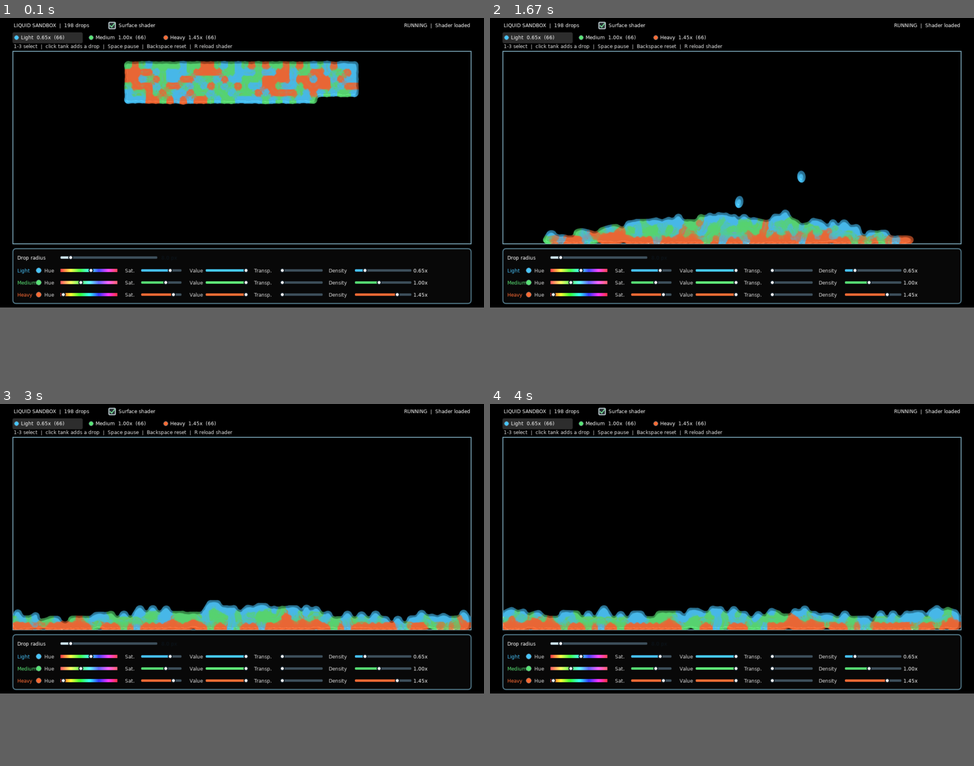
Above: before the commit, frames 1-4 (two rows, left to right).
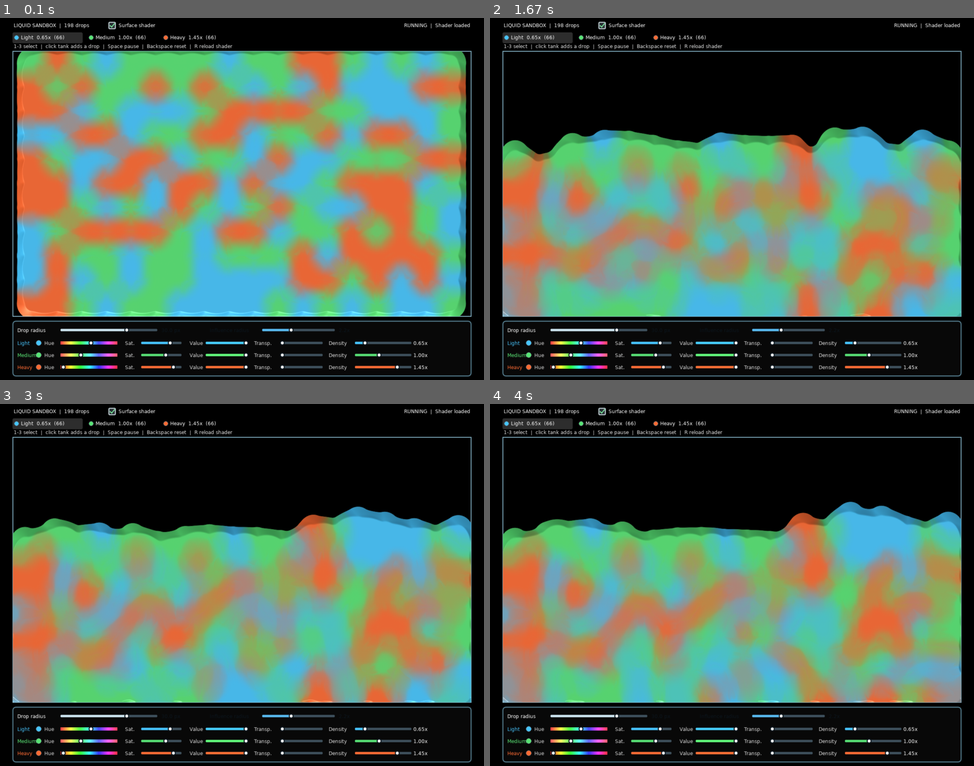
Above: after the commit, the same moments.

Repository: DaiterGG/RealisticLiquidTransfer
Game: LÖVE game, started from LovePreview/main.lua
Same seed, same stepped clock (60 frames per second), same inputs: the game is played once before the commit and once after it.
Inputs (mouse positions are in pixels of both pictures, inside the frame that each line leads up to):
- Up to frame 1 (0.1 s): no input
- Up to frame 2 (1.67 s): move the mouse to (712, 213) at 0.37 s; move the mouse to (562, 329) at 0.87 s; move the mouse to (732, 242) at 1.37 s
- Up to frame 3 (3 s): move the mouse to (309, 505) at 1.87 s; move the mouse to (77, 664) at 2.43 s; move the mouse to (372, 624) at 2.93 s
- Up to frame 4 (4 s): move the mouse to (727, 603) at 3.43 s; move the mouse to (901, 512) at 3.93 s
In our replay, the window is 900x540 before the commit and 900x675 after it. These sizes can differ from the game's own. Grey fills any space a smaller window leaves; there, only what the larger window draws over its background counts as a difference.

The runs differ from the first frame. In frame 1, 70% of the frame differs, in the area x 2-98%, y 9-100%; in frame 2, 50%; in frame 3, 50%; in frame 4, 50%.

Commit message:
Set preview drop radius and influence control
Co-authored-by: Copilot <223556219+Copilot@users.noreply.github.com>

Diff:
--- a/LovePreview/conf.lua
+++ b/LovePreview/conf.lua
@@ -1,7 +1,7 @@
 function love.conf(t)
     t.window.title = "LÖVE Liquid Sandbox"
     t.window.width = 1200
-    t.window.height = 720
+    t.window.height = 900
     t.window.minwidth = 1100
     t.window.minheight = 480
     t.window.resizable = true
--- a/LovePreview/liquid_field.glsl
+++ b/LovePreview/liquid_field.glsl
@@ -3,12 +3,13 @@
 extern vec2 velocity;
 extern vec4 dropletColor;
 extern number dropRadius;
+extern number supportScale;
 extern number fieldMode;
 
 vec4 effect(vec4 color, Image texture, vec2 texture_coords, vec2 screen_coords)
 {
     vec2 offset = (screen_coords - center) / pixelScale;
-    number supportRadius = dropRadius * 2.2;
+    number supportRadius = dropRadius * supportScale;
     number speed = length(velocity);
     bool hasDirection = speed > 0.001;
     vec2 direction = hasDirection ? velocity / speed : vec2(0.0);
--- a/LovePreview/liquid_simulation.lua
+++ b/LovePreview/liquid_simulation.lua
@@ -13,7 +13,7 @@
 local FIXED_STEP = 1 / 60
 local RESTITUTION = 0.08
 
-Simulation.defaultDropRadius = 8
+Simulation.defaultDropRadius = 30
 
 local function clamp(value, minimum, maximum)
     return math.max(minimum, math.min(maximum, value))
@@ -81,18 +81,18 @@
         return false
     end
 
-    function Simulation:setTypeValue(kind, value)
-        local liquid = Simulation.types[kind]
-        if not liquid then
-            return false
-        end
-
-        liquid.value = clamp(value, 0, 1)
-        updateLiquidColor(liquid)
-        return true
-    end
-
     liquid.saturation = clamp(saturation, 0, 1)
+    updateLiquidColor(liquid)
+    return true
+end
+
+function Simulation:setTypeValue(kind, value)
+    local liquid = Simulation.types[kind]
+    if not liquid then
+        return false
+    end
+
+    liquid.value = clamp(value, 0, 1)
     updateLiquidColor(liquid)
     return true
 end
@@ -154,19 +154,28 @@
         kinds[index], kinds[swapIndex] = kinds[swapIndex], kinds[index]
     end
 
-    local width = bounds.right - bounds.left
-    local spacing = self.dropRadius * 2 + 1
-    local columns = math.max(1, math.min(34, math.floor(width / spacing)))
-    local startX = (bounds.left + bounds.right - (columns - 1) * spacing) / 2
-    local startY = bounds.top + self.dropRadius + 26
+    local radius = self.dropRadius
+    local spacing = radius * 2 + 1
+    local availableWidth = math.max(0, bounds.right - bounds.left - radius * 2)
+    local availableHeight = math.max(0, bounds.bottom - bounds.top - radius * 2)
+    local columns = math.max(1, math.min(34, math.floor(availableWidth / spacing) + 1))
+    local rows = math.ceil(#kinds / columns)
+    local spacingX = columns > 1 and math.min(spacing, availableWidth / (columns - 1)) or 0
+    local spacingY = rows > 1 and math.min(spacing, availableHeight / (rows - 1)) or 0
+    local startX = bounds.left + radius
+        + (availableWidth - (columns - 1) * spacingX) * 0.5
+    local startY = bounds.top + radius
+        + (availableHeight - (rows - 1) * spacingY) * 0.5
 
     for index, kind in ipairs(kinds) do
         local column = (index - 1) % columns
         local row = math.floor((index - 1) / columns)
+        local rowCount = math.min(columns, #kinds - row * columns)
+        local rowStartX = startX + (columns - rowCount) * spacingX * 0.5
         self:addDrop(
             kind,
-            startX + column * spacing + love.math.random() * 0.4 - 0.2,
-            startY + row * spacing + love.math.random() * 0.4 - 0.2
+            rowStartX + column * spacingX + love.math.random() * 0.4 - 0.2,
+            startY + row * spacingY + love.math.random() * 0.4 - 0.2
         )
     end
 end
--- a/LovePreview/main.lua
+++ b/LovePreview/main.lua
@@ -19,6 +19,7 @@
 local status = "Loading shader..."
 local draggingControl
 local fieldPixelsPerUnit = 0.5
+local influenceScale = 2.2
 
 local function clamp(value, minimum, maximum)
     return math.max(minimum, math.min(maximum, value))
@@ -87,7 +88,7 @@
         for _, drop in ipairs(simulation.drops) do
             local centerX = (drop.x - bounds.left) * scaleX
             local centerY = (drop.y - bounds.top) * scaleY
-            local supportRadius = drop.radius * 2.2
+            local supportRadius = drop.radius * influenceScale
             local speed = math.sqrt(drop.vx * drop.vx + drop.vy * drop.vy)
             local tailLength = drop.radius * 2.5 * clamp(speed / 600, 0, 1)
             local extent = supportRadius + tailLength
@@ -100,6 +101,7 @@
                 { drop.color[1], drop.color[2], drop.color[3], drop.opacity }
             )
             fieldShader:send("dropRadius", drop.radius)
+            fieldShader:send("supportScale", influenceScale)
             love.graphics.rectangle(
                 "fill",
                 centerX - extent * scaleX,
@@ -119,6 +121,7 @@
     return {
         panelTop = height - 146,
         size = { x = 150, y = height - 124, width = 240 },
+        influence = { labelX = 520, x = 650, y = height - 124, width = 180 },
         groupStartY = height - 92,
         groupStep = 30,
         hue = { labelX = 110, x = 150, width = 140 },
@@ -150,6 +153,8 @@
     local value = sliderValue(control.slider, x)
     if control.kind == "size" then
         simulation:setDropRadius(4 + value * 38)
+    elseif control.kind == "influence" then
+        influenceScale = 1 + value * 3
     elseif control.kind == "hue" then
         simulation:setTypeHue(control.group, value)
     elseif control.kind == "saturation" then
@@ -216,6 +221,18 @@
     }
     if math.abs(y - sizeSlider.y) <= 11 and x >= sizeSlider.x - 6 and x <= sizeSlider.x + sizeSlider.width + 6 then
         return { kind = "size", slider = sizeSlider }
+    end
+
+    local influenceSlider = {
+        x = layout.influence.x,
+        y = layout.influence.y,
+        width = layout.influence.width,
+    }
+    if math.abs(y - influenceSlider.y) <= 11
+        and x >= influenceSlider.x - 6
+        and x <= influenceSlider.x + influenceSlider.width + 6
+    then
+        return { kind = "influence", slider = influenceSlider }
     end
 
     for group = 1, #Simulation.types do
@@ -439,6 +456,17 @@
     local radiusValue = (simulation.dropRadius - 4) / 38
     drawSlider(layout.size, radiusValue, { 0.82, 0.91, 0.95 })
     love.graphics.print(string.format("%.1f px", simulation.dropRadius), 400, layout.size.y - 7)
+    love.graphics.print("Influence radius", layout.influence.labelX, layout.influence.y - 7)
+    drawSlider(
+        layout.influence,
+        (influenceScale - 1) / 3,
+        { 0.35, 0.74, 0.95 }
+    )
+    love.graphics.print(
+        string.format("%.1fx", influenceScale),
+        layout.influence.x + layout.influence.width + 10,
+        layout.influence.y - 7
+    )
 
     for kind, liquid in ipairs(types) do
         local rowY = layout.groupStartY + (kind - 1) * layout.groupStep
